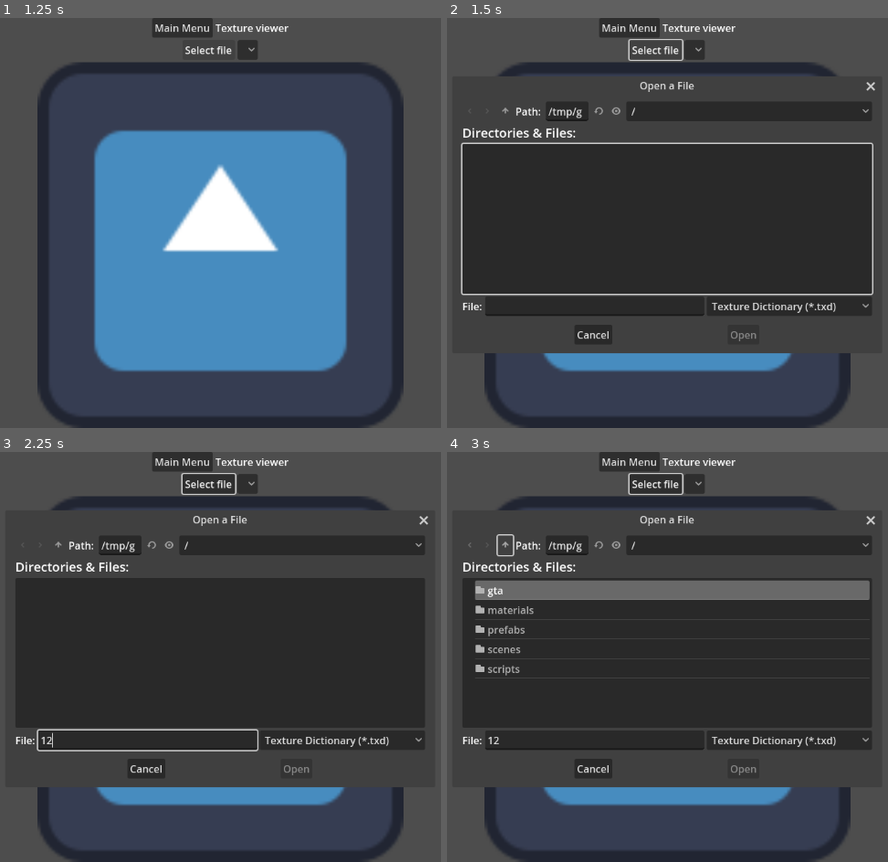
Above: before the commit, frames 1-4 (two rows, left to right).
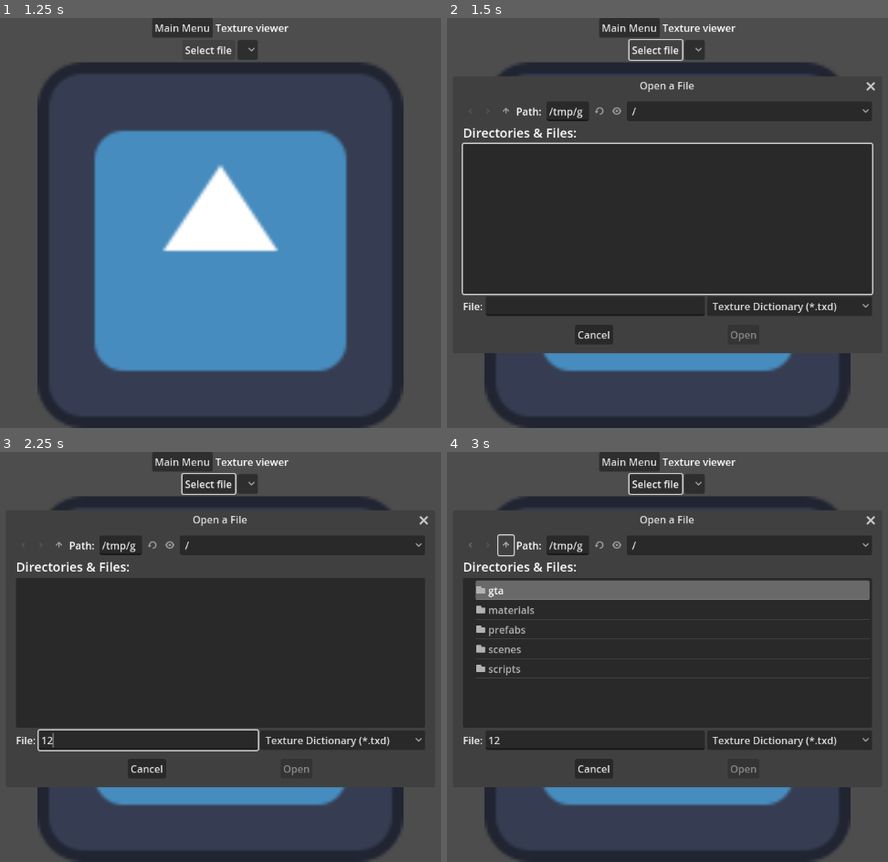
Above: after the commit, the same moments.

Repository: FOSS-Supremacy/OpenLiberty
Game: Godot game, scene res://startup.tscn
The game is run twice, just before and just after one commit, with the same random seed, the same clock (stepped at 60 frames per second) and the same inputs. The engine's default icon, where the game draws it, is replaced by a stand-in: a white triangle on a blue panel in a dark square.
Inputs (mouse positions are in pixels of both pictures, inside the frame that each line leads up to):
- Up to frame 1 (1.25 s): click "Texture viewer" at 0.5 s
- Up to frame 2 (1.5 s): click "Select file" at 1.25 s
- Up to frame 3 (2.25 s): click (145, 739) at 2.02 s; type "12" at 2.1 s
- Up to frame 4 (3 s): click (504, 546) at 2.75 s

Frame 1 is identical in both runs. In frame 2, 1.0% of the frame differs, in the area x 3-89%, y 21-79%; in frame 3, 1.0%; in frame 4, 1.3%, in the area x 3-89%, y 20-79%.
Error in both runs: Assertion failed: 0 (res://scripts/asset_loader.gd:10)

Commit message:
Ignore shadow items

Diff:
--- a/scripts/map_builder.gd
+++ b/scripts/map_builder.gd
@@ -107,6 +107,9 @@
 
 func spawn(id: int, model_name: String, position: Vector3, scale: Vector3, rotation: Quaternion):
 	var item := items[id] as ItemDef
+	if item.flags & 0x40:
+		return
+
 	_assetfile.seek(AssetLoader.assets[item.model_name.to_lower() + ".dff"].offset)
 	var glist := RWClump.new(_assetfile).geometry_list
 
